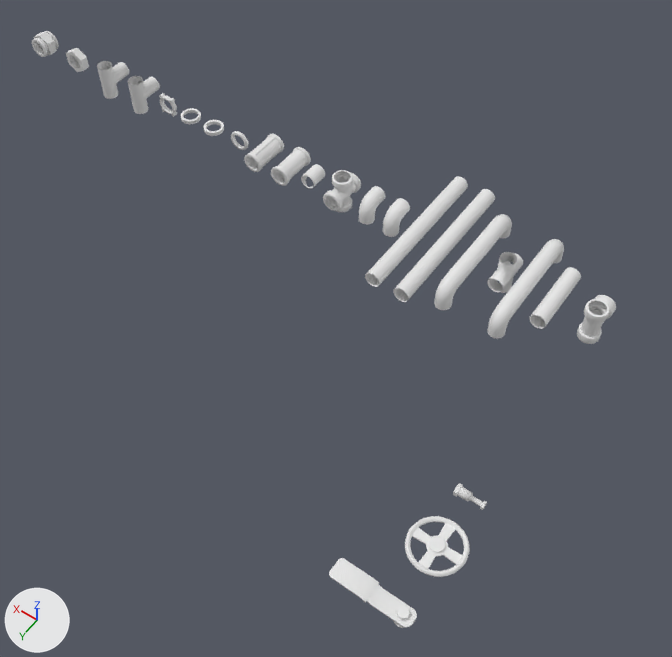
A saved change to the Blender file Models + Textures/Work in Progress/PipesWIPUNWRAPPED.blend.
Rendered twice from a 50 mm lens placed at (-22.3, 109.4, 127.3), pointed at (40.2, 21.9, -10.2). The lights are fixed; the arrows at lower left show +X, +Y and +Z.

The scene before the commit, as lines of its bpy script (objects in view):
```python
ob_4_junction = bpy.data.objects.new('4_JUNCTION', me_plane_012)
ob_4_junction.location = (0.0, 0.0, 0.0)
ob_4_junction_001 = bpy.data.objects.new('4_JUNCTION.001', me_plane_030)
ob_4_junction_001.location = (0.0, 0.0, 0.0)
ob_half_tube = bpy.data.objects.new('HALF_TUBE', me_plane_004)
ob_half_tube.location = (0.0, 0.0, 0.0)
ob_sleeve2 = bpy.data.objects.new('SLEEVE2', me_plane_022)
ob_sleeve2.location = (0.0, 0.0, 0.0)
ob_t_junction = bpy.data.objects.new('T_JUNCTION', me_plane_007)
ob_t_junction.location = (0.0, 0.0, 0.0)
ob_tube_010 = bpy.data.objects.new('TUBE.010', me_plane_009)
ob_tube_010.location = (0.0, 0.0, 0.0)
ob_tube_bend = bpy.data.objects.new('TUBE_BEND', me_plane_003)
ob_tube_bend.location = (0.0, 0.0, 0.0)
ob_tube_damage_001 = bpy.data.objects.new('TUBE_DAMAGE.001', me_plane_001)
ob_tube_damage_001.location = (0.0, 0.0, 0.0)
ob_tubesolidentrence = bpy.data.objects.new('TUBESOLIDENTRENCE', me_plane_002)
ob_tubesolidentrence.location = (0.0, 0.0, 0.0)
# also in view: 'TUBE_BEND.001' at (13.4, 0.0, 0.1); 'TUBE.008' at (3.3, 64.5, 0.3); 'VALVE1.001' at (0.0, 52.7, -0.1); 'TUBE.001' at (36.7, 0.0, 0.0)
```
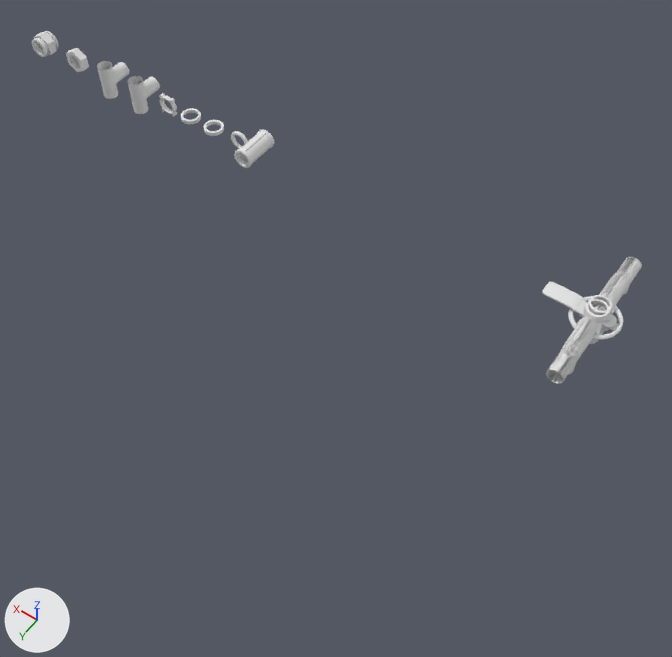
Edits to the bpy script that builds the scene:
```text
Change me_plane_003:
    where me_plane_003.from_pydata(...)  # 392 vertices, 364 faces; spans x 22.8..25.9, y -12.4..12.4, z -2.7..2.8
    me_plane_003 part 1: the whole mesh is moved by (-24.3, 0.0, 0.0)
Change me_plane_004:
    where me_plane_004.from_pydata(...)  # 224 vertices, 196 faces; spans x 46.1..49.28, y -2.83..2.67, z -2.72..2.66
    me_plane_004 part 2: the whole mesh is moved by (-47.69, 0.0, 0.0)
Change me_plane_012:
    where me_plane_012.from_pydata(...)  # 166 vertices, 112 faces; spans x 16.39..19.57, y -3.79..3.79, z -3.83..3.83
    me_plane_012 part 3: the whole mesh is moved by (-17.98, 0.0, 0.0)
Change me_plane_022:
    where me_plane_022.from_pydata(...)  # 672 vertices, 672 faces; spans x 64.8..69.03, y -3.88..3.93, z -2.12..2.12
    me_plane_022 part 4: the whole mesh is moved by (-66.91, 0.0, 0.0)
Change me_plane_030:
    where me_plane_030.from_pydata(...)  # 1174 vertices, 1120 faces; spans x 52.29..56.35, y -3.79..3.79, z -3.83..3.83
    me_plane_030 part 5: the whole mesh is moved by (-54.32, 0.0, 0.0)
Change me_plane_009:
    where me_plane_009.from_pydata(...)  # 56 vertices, 28 faces; spans x 29.0..32.1, y -15.5..15.5, z -1.6..1.6
    me_plane_009 part 6: the whole mesh is moved by (-30.6, 0.0, 0.0)
Change me_plane_001:
    where me_plane_001.from_pydata(...)  # 240 vertices, 186 faces; spans x 59.86..63.04, y -2.08..1.79, z -1.54..1.64
    me_plane_001 part 7: the whole mesh is moved by (-61.45, 0.0, 0.0)
Change me_plane_002:
    where me_plane_002.from_pydata(...)  # 112 vertices, 56 faces; spans x 6.24..9.42, y -6.79..6.78, z -1.59..1.59
    me_plane_002 part 8: the whole mesh is moved by (-7.83, 0.0, 0.0)
Change me_plane_014:
    where me_plane_014.from_pydata(...)  # 392 vertices, 364 faces; spans x 11.8..15.0, y -12.4..12.4, z -2.7..2.8
    me_plane_014 part 9: the whole mesh is moved by (-13.4, 0.0, 0.0)
Change me_plane_015:
    where me_plane_015.from_pydata(...)  # 56 vertices, 28 faces; spans x 35.1..38.3, y -15.5..15.5, z -1.6..1.6
    me_plane_015 part 10: the whole mesh is moved by (-36.7, 0.0, 0.0)
Change me_plane_018:
    where me_plane_018.from_pydata(...)  # 224 vertices, 196 faces; spans x 40.46..43.64, y -2.83..2.67, z -2.72..2.66
    me_plane_018 part 11: the whole mesh is moved by (-42.05, 0.0, 0.0)
Change me_plane_016:
    where me_plane_016.from_pydata(...)  # 894 vertices, 900 faces; spans x -4.75..4.75, y 47.91..57.41, z -0.58..0.46
    me_plane_016 part 12: the whole mesh is moved by (0.0, -52.66, 0.0)
Change me_cylinder_001:
    where me_cylinder_001.from_pydata(...)  # 192 vertices, 158 faces; spans x -2.48..2.57, y 42.15..43.88, z -1.0..1.0
    me_cylinder_001 part 13: the whole mesh is moved by (0.0, -43.01, 0.0)
Change me_plane_006:
    where me_plane_006.from_pydata(...)  # 874 vertices, 846 faces; spans x -3.5..10.12, y 62.72..66.19, z -0.95..1.57
    me_plane_006 part 14: the whole mesh is moved by (0.0, -64.46, 0.0)
Change ob_tubesleeve:
    ob_tubesleeve.location: (0.0, 0.0, 0.0) -> (1.6, 1.0, 1.0)
```

Location of each change, (x1, y1, x2, y2) in pixels of the pictures (672 x 657 px):
'TUBE.008', mesh moved
    before: (329, 558, 417, 628)
    after: (542, 282, 617, 331)
'TUBE_BEND.001', mesh moved
    before: (487, 239, 564, 339)
    after: (562, 271, 631, 374)
'TUBE.010', mesh moved
    before: (393, 189, 495, 302)
    after: (546, 257, 642, 383)
'TUBE.001', mesh moved
    before: (365, 176, 468, 287)
    after: (546, 257, 639, 384)
'TUBE_BEND', mesh moved
    before: (434, 214, 512, 310)
    after: (560, 271, 629, 375)
'VALVE1.001', mesh moved
    before: (405, 516, 470, 577)
    after: (568, 296, 623, 340)
'TUBESLEEVE', moved
    before: (244, 134, 284, 172)
    after: (234, 129, 275, 168)
'TUBESOLIDENTRENCE', mesh moved
    before: (529, 267, 581, 329)
    after: (586, 297, 621, 348)
'4_JUNCTION.001', mesh moved
    before: (323, 170, 361, 212)
    after: (579, 295, 615, 335)
'4_JUNCTION', mesh moved
    before: (487, 252, 523, 293)
    after: (593, 296, 610, 307)
'SLEEVE2', mesh moved
    before: (271, 147, 311, 186)
    after: (576, 303, 617, 341)
'HALF_TUBEINSIDE', mesh moved (not visible afterwards)
    before: (383, 198, 410, 237)
'HALF_TUBE', mesh moved (not visible afterwards)
    before: (359, 186, 385, 225)
'TUBE_DAMAGE.001', mesh moved (not visible afterwards)
    before: (301, 164, 325, 189)
'HANDLE', mesh moved (not visible afterwards)
    before: (453, 483, 487, 510)
